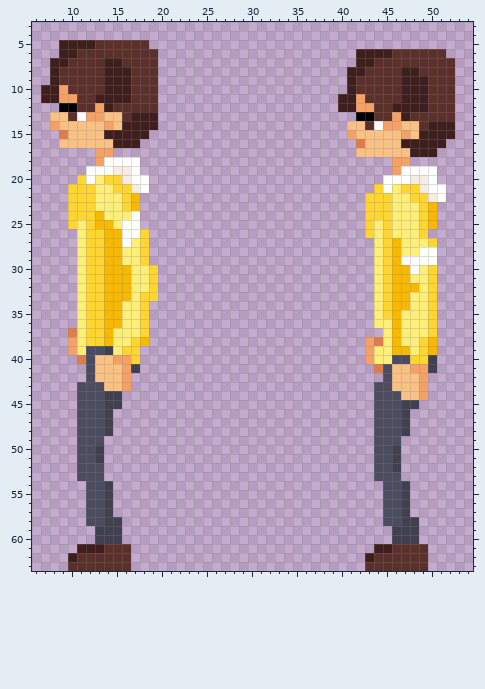
A pixel-art sprite gets an edit: assets/char_idle_left.png. The picture above was drawn from the file before the commit.
The file is 64x64 pixels. Colours within 5 levels of each other are drawn and written as one. Shown: x 6..54, y 3..63.
The result:
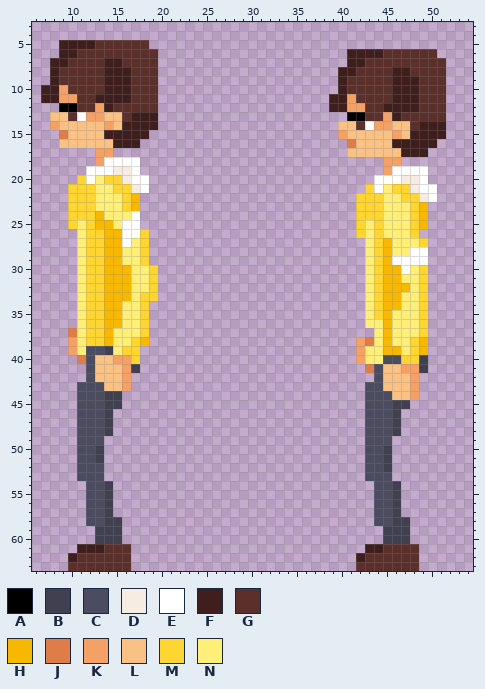
Palette (. is transparent): A #000000  B #404050  C #4b4c60  D #f7ece1  E #ffffff  F #3e1f1d  G #5b302a  H #f8b800  J #df7d49  K #f5a165  L #f9c284  M #ffd532  N #ffef79
The exact change:
y 6: x 41 . -> F; x 45 F -> G; x 51 G -> .
y 7: x 41 . -> F; x 43 F -> G; x 52 G -> .
y 8: x 40 . -> F; x 42 F -> G; x 46 G -> F; x 48 F -> G; x 52 G -> .
y 9..10: x 40..41 .F -> FG; x 46 G -> F; x 49 F -> G; x 52 G -> .
y 11: x 39 . -> F; x 41..42 FK -> KG; x 46 G -> F; x 49 F -> G; x 52 G -> .
y 12: x 39 . -> F; x 41 F -> K; x 43 K -> G; x 45 G -> F; x 49 F -> G; x 52 G -> .
y 13: x 41 . -> A; x 43 A -> G; x 45..47 GKF -> KFG; x 52 G -> .
y 14: x 40 . -> L; x 42..44 LGE -> GEK; x 46 K -> L; x 48..49 LG -> GF; x 52 F -> .
y 15: x 40..41 .K -> KL; x 46..48 LKL -> KLF; x 52 F -> .
y 16: x 41..42 .J -> JL; x 46 L -> F; x 51 F -> .
y 17: x 41 . -> L; x 47 L -> F; x 50 F -> .
y 18: x 45 . -> K; x 47 K -> .
y 19: x 45..46 .K -> KE; x 50 E -> .
y 20: x 44 . -> E; x 47 E -> D; x 49..50 DE -> E.
y 21: x 43..46 .MEN -> MENM; x 48..49 MD -> DE; x 51 E -> .
y 22: x 42 . -> M; x 45 M -> N; x 47 N -> M; x 49..51 MDE -> DE.
y 23..24: x 42 . -> M; x 45 M -> N; x 48..50 NMH -> MH.
y 25: x 42..45 .MNM -> MNMN; x 48..50 NMH -> MH.
y 26: x 42..45 .MNM -> MNMN; x 48..49 NM -> M.
y 27: x 43..46 .NMH -> NMHN; x 49..50 NM -> M.
y 28: x 43..46 .NMH -> NMHN; x 48 N -> E; x 50 E -> .
y 29: x 43..46 .NMH -> NMHE; x 50 E -> .
y 30: x 43..45 .NM -> NMH; x 47..50 HENM -> ENM.
y 31: x 43..45 .NM -> NMH; x 47 H -> N; x 49..50 NM -> M.
y 32: x 43..45 .NM -> NMH; x 48..50 HNM -> NM.
y 33..34: x 43..45 .NM -> NMH; x 47 H -> N; x 49..50 NM -> M.
y 35: x 43..46 .NMH -> NMHN; x 49..50 NM -> M.
y 36: x 43 . -> N; x 45..46 NH -> HN; x 49..50 NM -> M.
y 37: x 44..46 .NH -> NHN; x 49..50 NM -> M.
y 38: x 42..46 .KJNH -> KJNHN; x 48..50 NMH -> MH.
y 39: x 42..43 .K -> KN; x 45 N -> H; x 47..50 HNMH -> NMH.
y 40: x 42..43 .K -> KN; x 45 N -> C; x 47 C -> M; x 49..50 MB -> B.
y 41: x 43..45 .JC -> JCL; x 47 L -> K; x 49..50 KB -> B.
y 42: x 44..45 .C -> CL; x 48..49 LK -> K.
y 43: x 43 . -> C; x 45 C -> L; x 48..49 LK -> K.
y 44: x 43 . -> C; x 46 C -> L; x 48..49 LK -> K.
y 45: x 43 . -> C; x 46 C -> B; x 48 B -> .
y 46..48: x 43 . -> C; x 46..47 CB -> B.
y 49: x 43 . -> C; x 46 C -> .
y 50..52: x 43 . -> C; x 45..46 CB -> B.
y 53: x 43 . -> C; x 46 C -> .
y 54..57: x 44 . -> C; x 46..47 CB -> B.
y 58: x 44 . -> C; x 46 C -> B; x 48 B -> .
y 59..60: x 45 . -> B; x 48 B -> .
y 61: x 43 . -> F; x 45 F -> G; x 49 G -> .
y 62: x 42..43 .F -> FG; x 49 G -> .
y 63: x 42 . -> G; x 49 G -> .
Where, in picture pixels (left, top, right, bottom), the same in both pictures:
changed: (329, 49, 455, 571)
